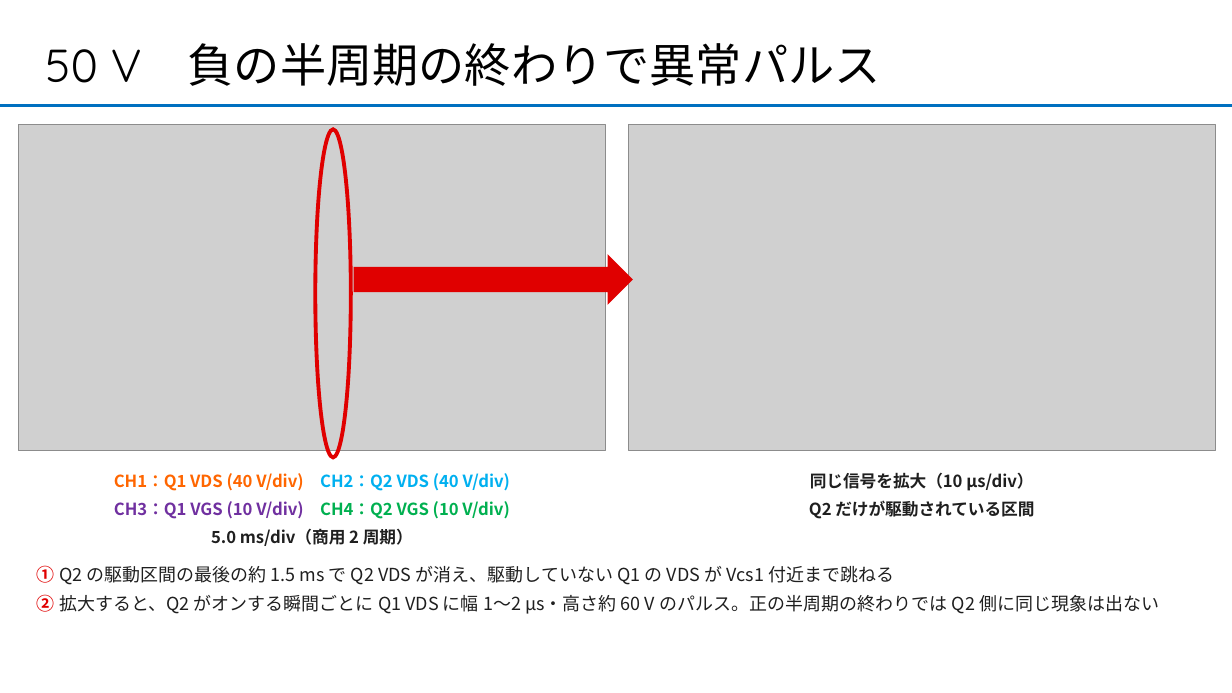
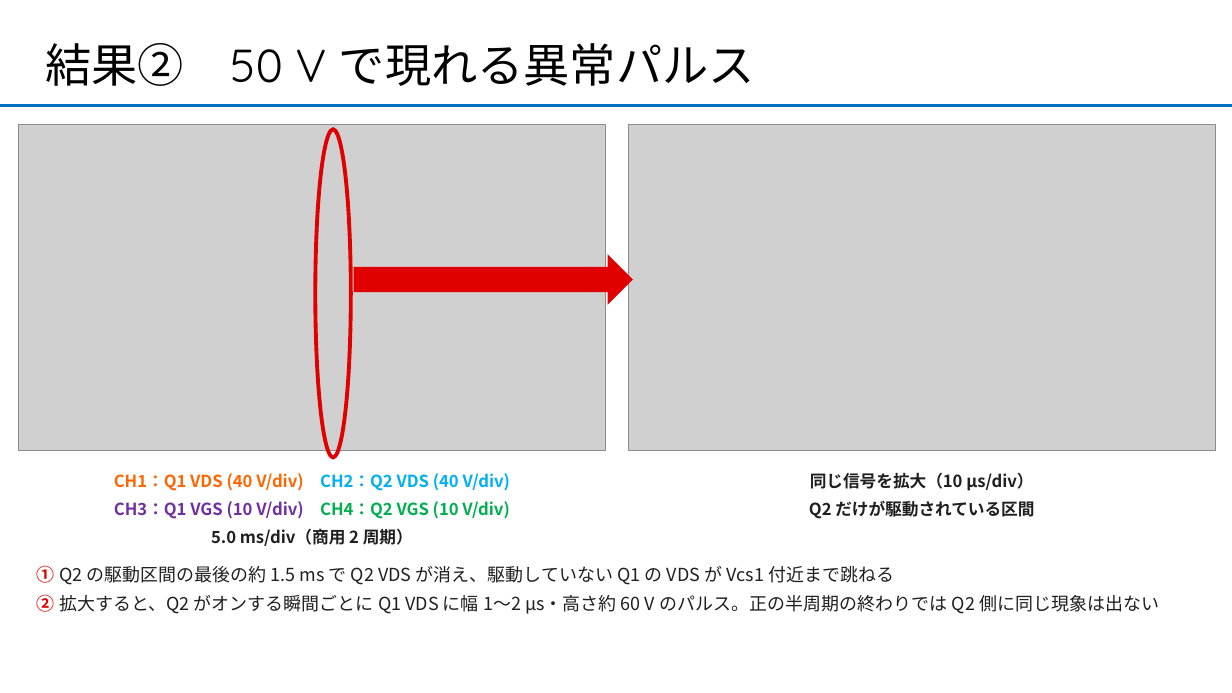
Before and after one commit to sena531/AI_reserch, a slide deck: slide 3 of experiments/50V波形考察_打ち合わせ.pptx (slide 4 before the commit). Drawn at 1232x693 pixels with LibreOffice and Linux fonts; fonts in the diff are those of the drawing; grey boxes stand for pictures. Boxes give left, top, right and bottom in pixels: in the first picture for what was removed or moved away, otherwise in the second. Text is boxed around its words. In the diff, an @@ line names an element or a change of style, - is before the commit and + after.

```diff
--- a/experiments/50V波形考察_打ち合わせ.pptx
+++ b/experiments/50V波形考察_打ち合わせ.pptx
@@ title at bbox=[45, 43, 755, 86]: text changed @@
-50 V 負の半周期の終わりで異常パルス
+結果② 50 V で現れる異常パルス
```
Also in this commit, not shown: 2 other slides changed.
